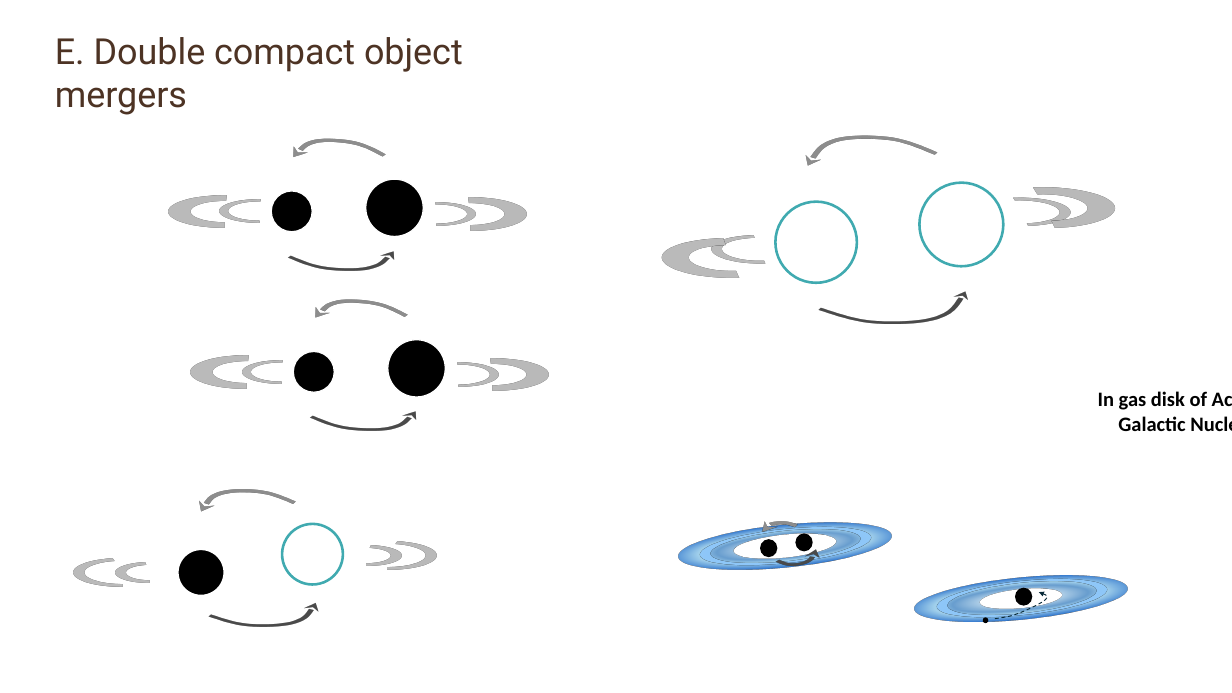
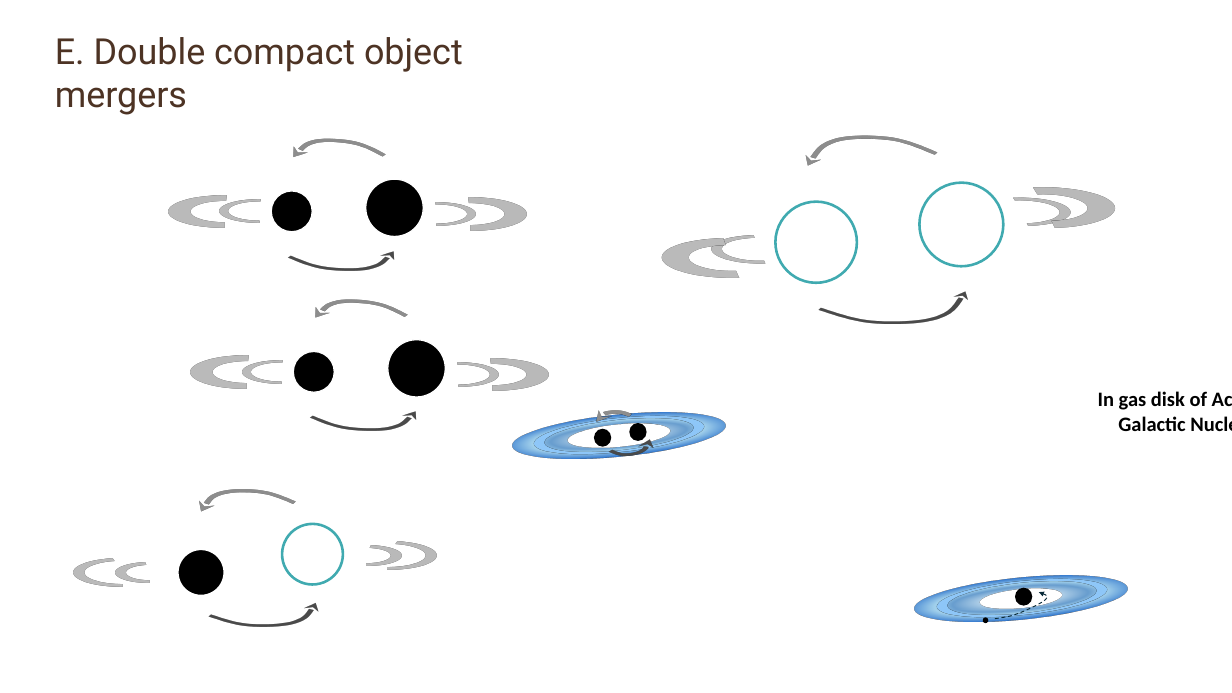
Before and after one commit to LiekeVanSon/liekevanson.github.io, a slide deck: slide 5 of bhns_card_images/phenomena/BH_NS_phenomena.pptx. Drawn at 1232x693 pixels with LibreOffice and Linux fonts; fonts in the diff are those of the drawing. Boxes give left, top, right and bottom in pixels: in the first picture for what was removed or moved away, otherwise in the second. Text is boxed around its words. In the diff, an @@ line names an element or a change of style, - is before the commit and + after.

```diff
--- a/bhns_card_images/phenomena/BH_NS_phenomena.pptx
+++ b/bhns_card_images/phenomena/BH_NS_phenomena.pptx
@@ 2 donuts, 2 freeform shapes, 2 ellipses: place and size @@
-2 donuts, 2 freeform shapes, 2 ellipses at [667, 415, 903, 676]
+2 donuts, 2 freeform shapes, 2 ellipses at [501, 305, 737, 566]
```
Also in this commit, not shown: 3 other files.
